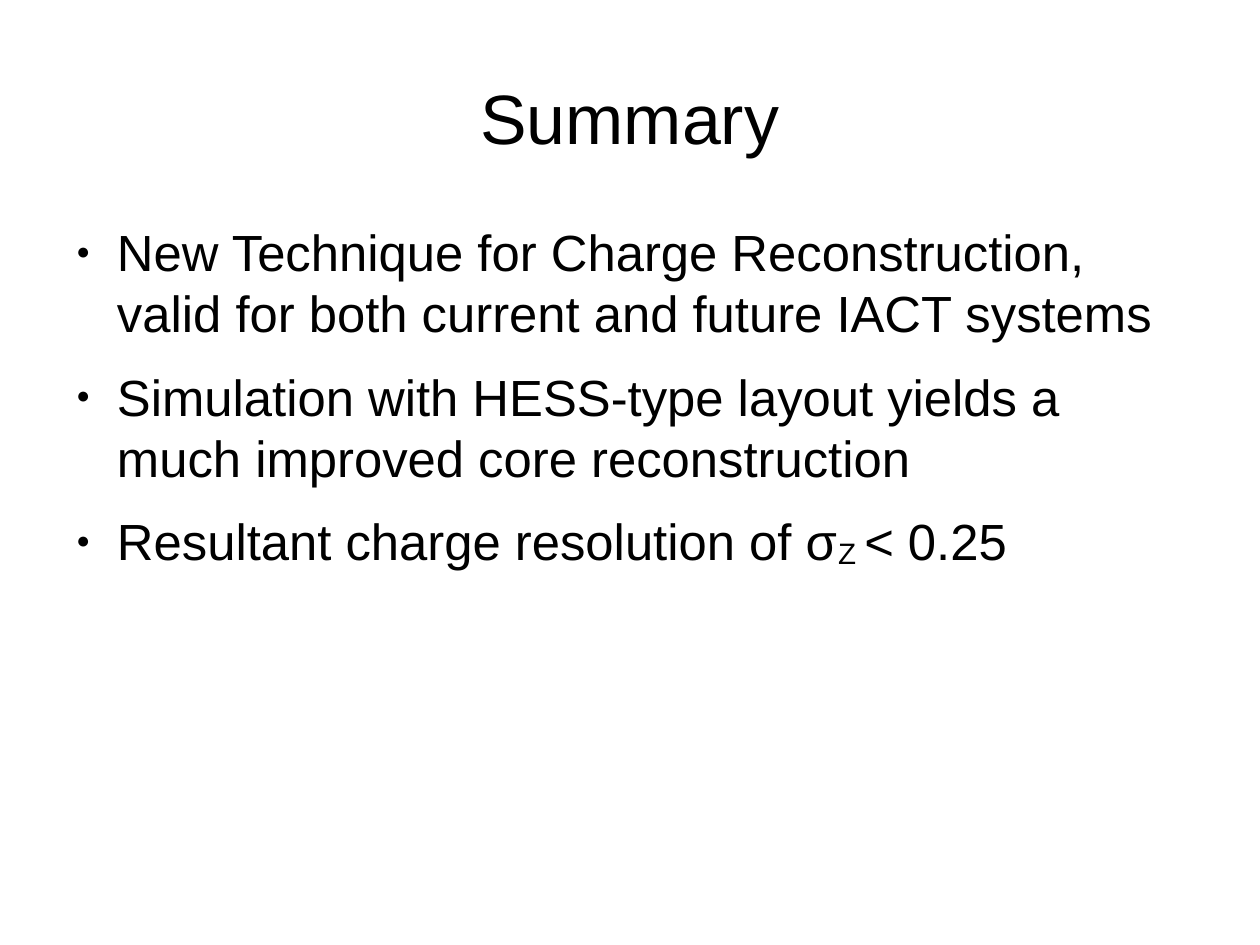
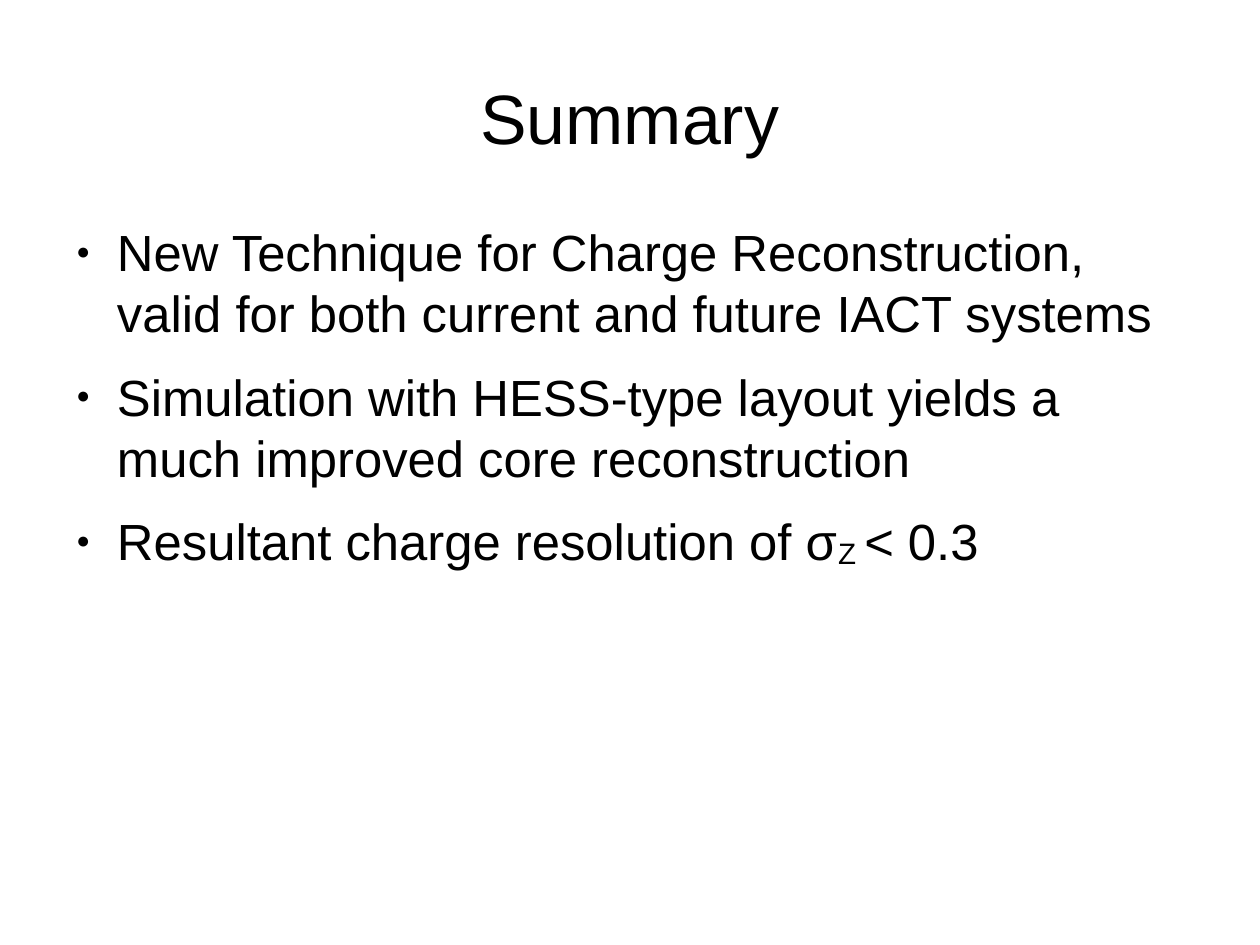
Before and after one commit to robertdstein/DESY, a slide deck: slide 5 of presentations/dpg presentation/slides.odp. Drawn at 1260x945 pixels with LibreOffice and Linux fonts; fonts in the diff are those of the drawing. Boxes give left, top, right and bottom in pixels: in the first picture for what was removed or moved away, otherwise in the second. Text is boxed around its words. In the diff, an @@ line names an element or a change of style, - is before the commit and + after.

```diff
--- a/presentations/dpg presentation/slides.odp
+++ b/presentations/dpg presentation/slides.odp
@@ text at (117, 523, 979, 571): text changed @@
-● Resultant charge resolution of σZ < 0.25
+● Resultant charge resolution of σZ < 0.3
```
Also in this commit, not shown: 45 other files.
